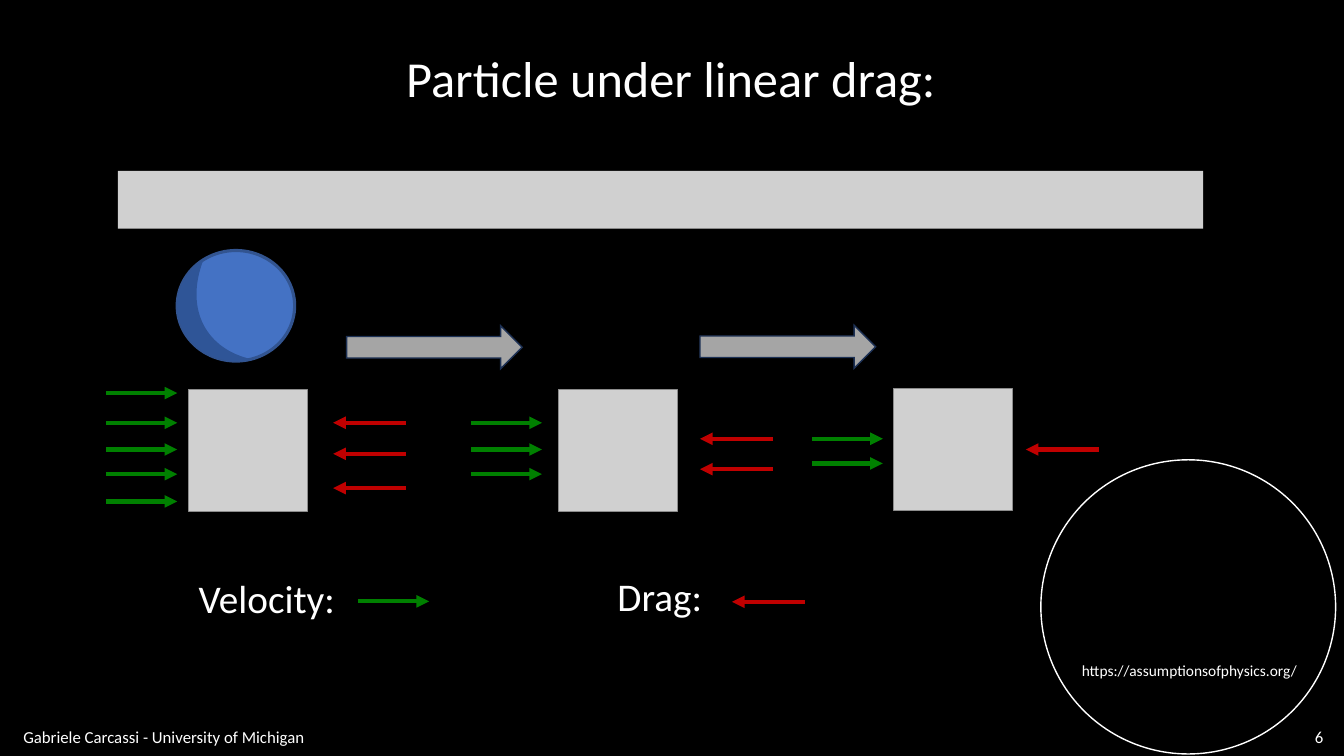
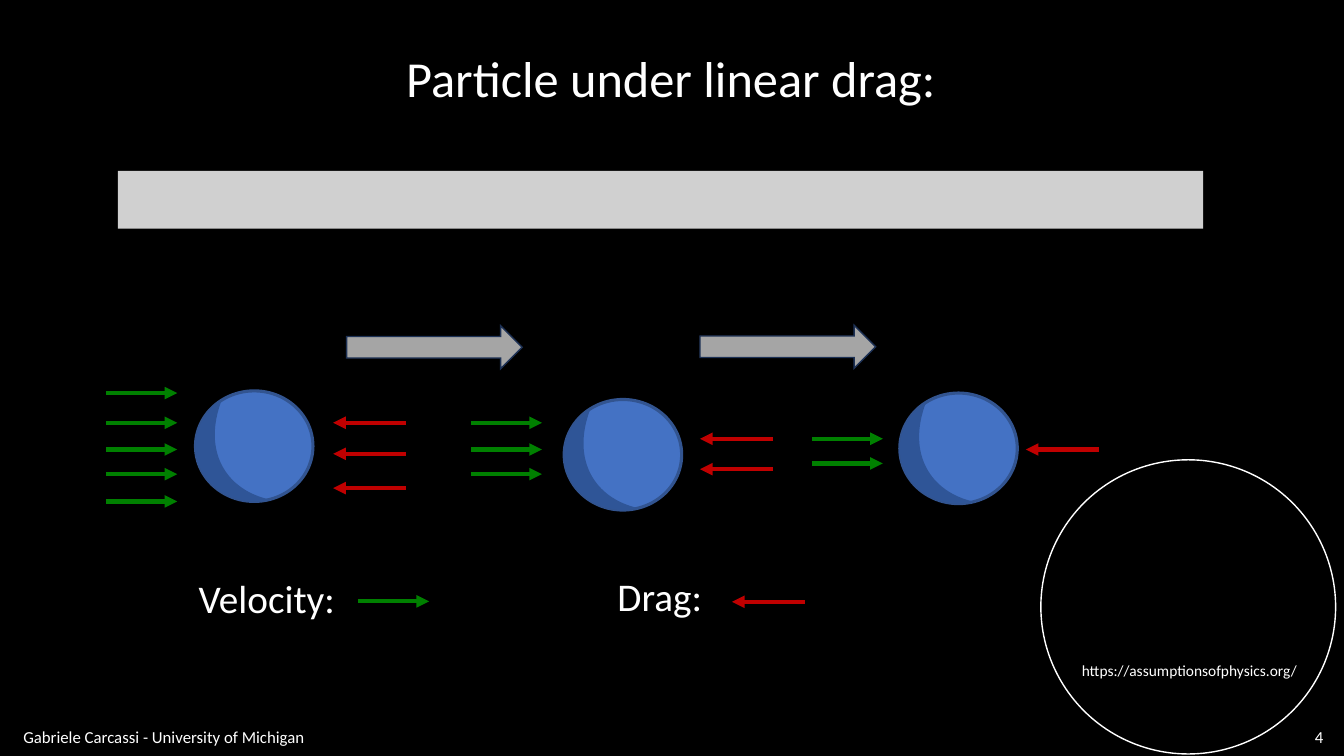
Before and after one commit to assumptionsofphysics/slides, a slide deck: slide 4 of BookCompanions-v2/RP-Class-2.pptx (slide 6 before the commit). Drawn at 1344x756 pixels with LibreOffice and Linux fonts; fonts in the diff are those of the drawing; grey boxes stand for pictures; background and template pictures are left out. Boxes give left, top, right and bottom in pixels: in the first picture for what was removed or moved away, otherwise in the second. Text is boxed around its words. In the diff, an @@ line names an element or a change of style, - is before the commit and + after.

```diff
--- a/BookCompanions-v2/RP-Class-2.pptx
+++ b/BookCompanions-v2/RP-Class-2.pptx
@@ picture removed at (894,389,1013,511) @@
@@ picture removed at (189,390,308,512) @@
@@ ellipse: place and size @@
-ellipse at (177,251,295,362)
+ellipse at (196,391,314,502)
@@ freeform shape: place and size @@
-freeform shape at (177,260,252,362)
+freeform shape at (196,400,270,502)
@@ picture removed at (559,390,678,512) @@
@@ ellipse added at (565,399,683,510), fill #4472C4, outline #325491 2.25 pt @@
@@ freeform shape added at (565,409,639,511), fill #2F5597 @@
@@ ellipse added at (900,393,1018,504), fill #4472C4, outline #325491 2.25 pt @@
@@ freeform shape added at (900,402,975,504), fill #2F5597 @@
@@ page number at (1315,732,1323,743): text changed @@
-6
+4
```
Also in this commit, not shown: 12 other slides changed, 3 slides removed, 1 other file.
